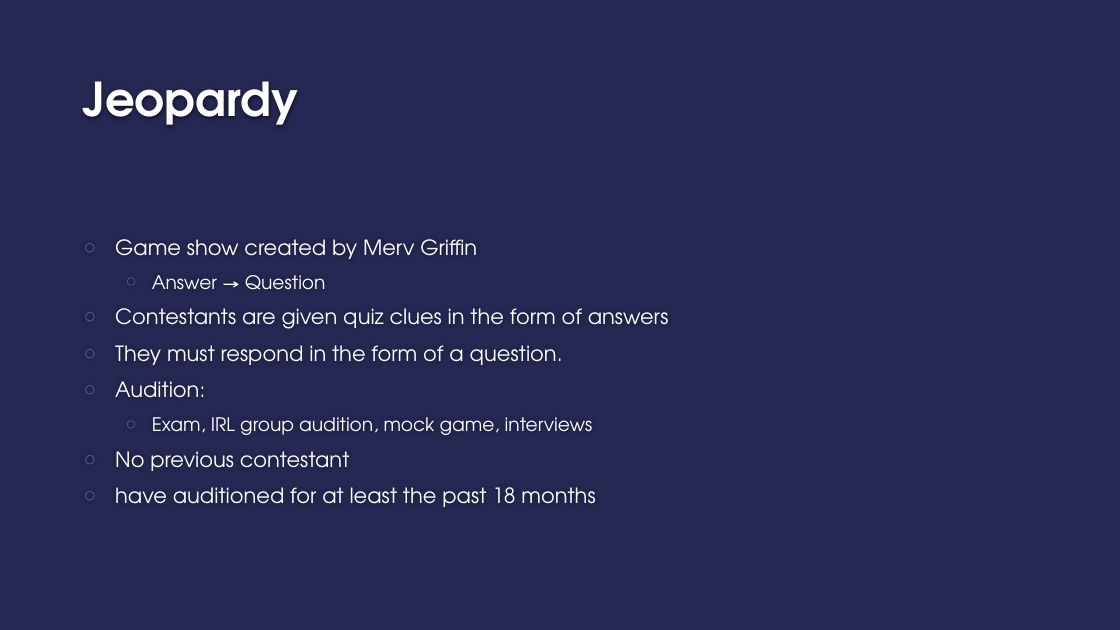
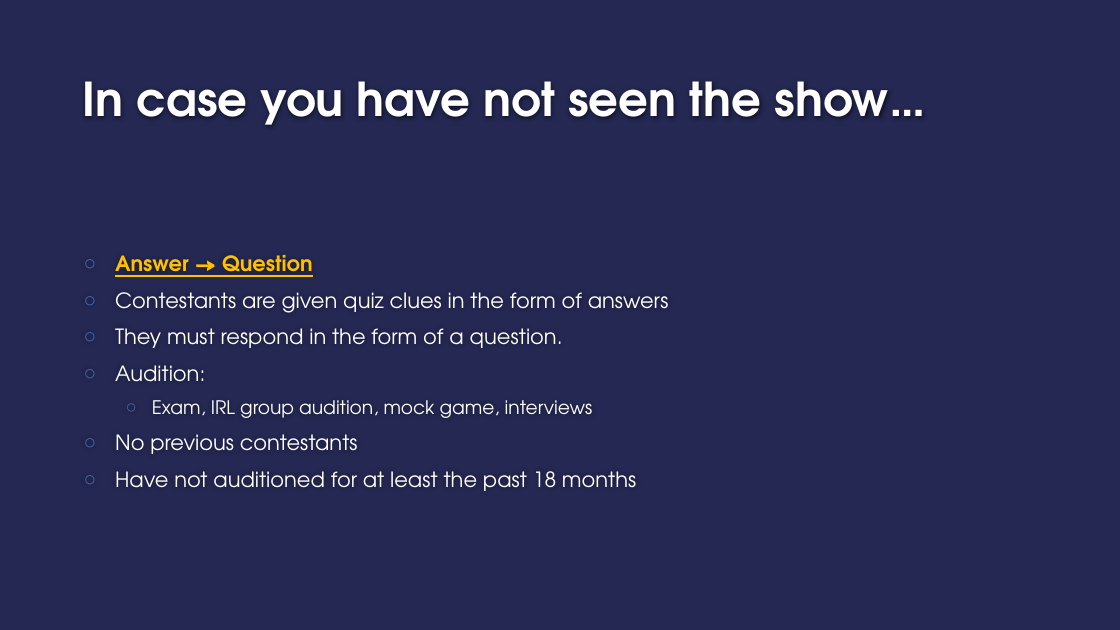
Before and after one commit to geeselouise/jeopardy, a slide deck: slide 3 of Jeopardy_Questions.pptx (slide 2 before the commit). Drawn at 1120x630 pixels with LibreOffice and Linux fonts; fonts in the diff are those of the drawing; background and template pictures are left out. Boxes give left, top, right and bottom in pixels: in the first picture for what was removed or moved away, otherwise in the second. Text is boxed around its words. In the diff, an @@ line names an element or a change of style, - is before the commit and + after.

```diff
--- a/Jeopardy_Questions.pptx
+++ b/Jeopardy_Questions.pptx
@@ title at <box>83,81,926,125</box>: text changed @@
-Jeopardy
+In case you have not seen the show…
@@ text at <box>115,239,477,259</box>: paragraph removed @@
-○ Game show created by Merv Griffin
@@ text at <box>115,255,312,277</box>: size 16 to 18 pt, text colour #FFFFFF to #FFC000, bold on, underline on in "Answer → Question"; list level 2 to 1 in "Answer → Question" @@
@@ text at <box>115,434,636,491</box>: text changed @@
-○ No previous contestant
-○ have auditioned for at least the past 18 months
+○ No previous contestants
+○ Have not auditioned for at least the past 18 months
```
Also in this commit, not shown: 1 other slide changed, 3 slides added, 1 slide removed, 3 other files.
